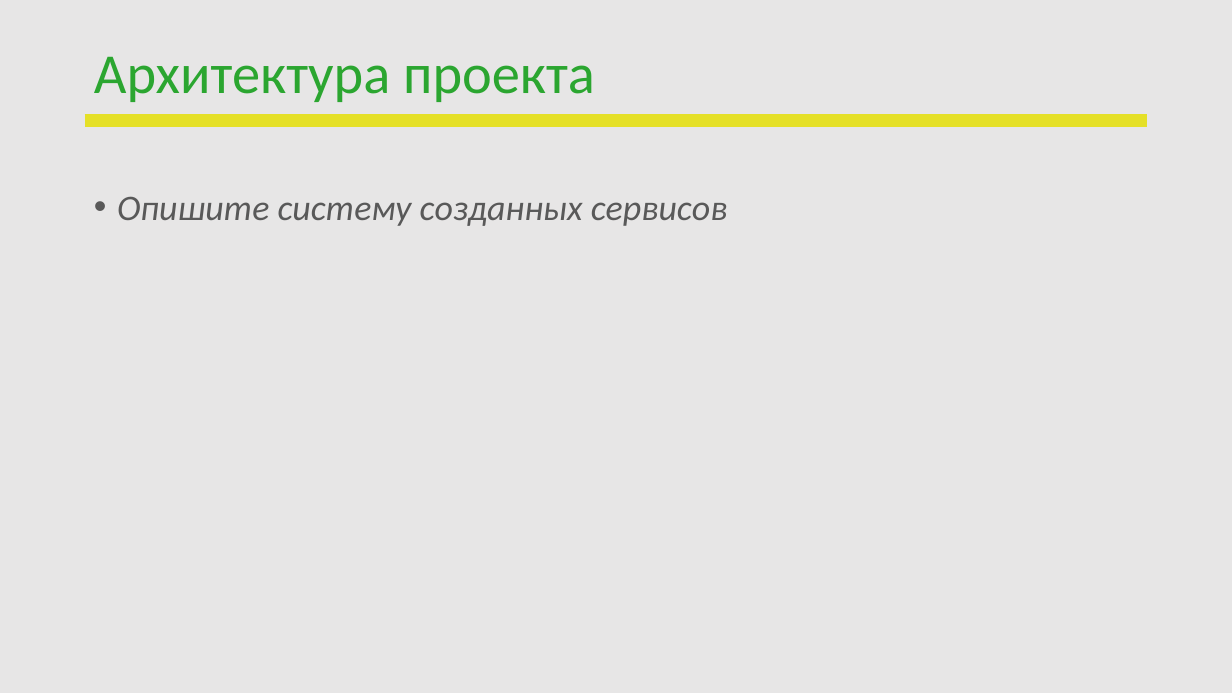
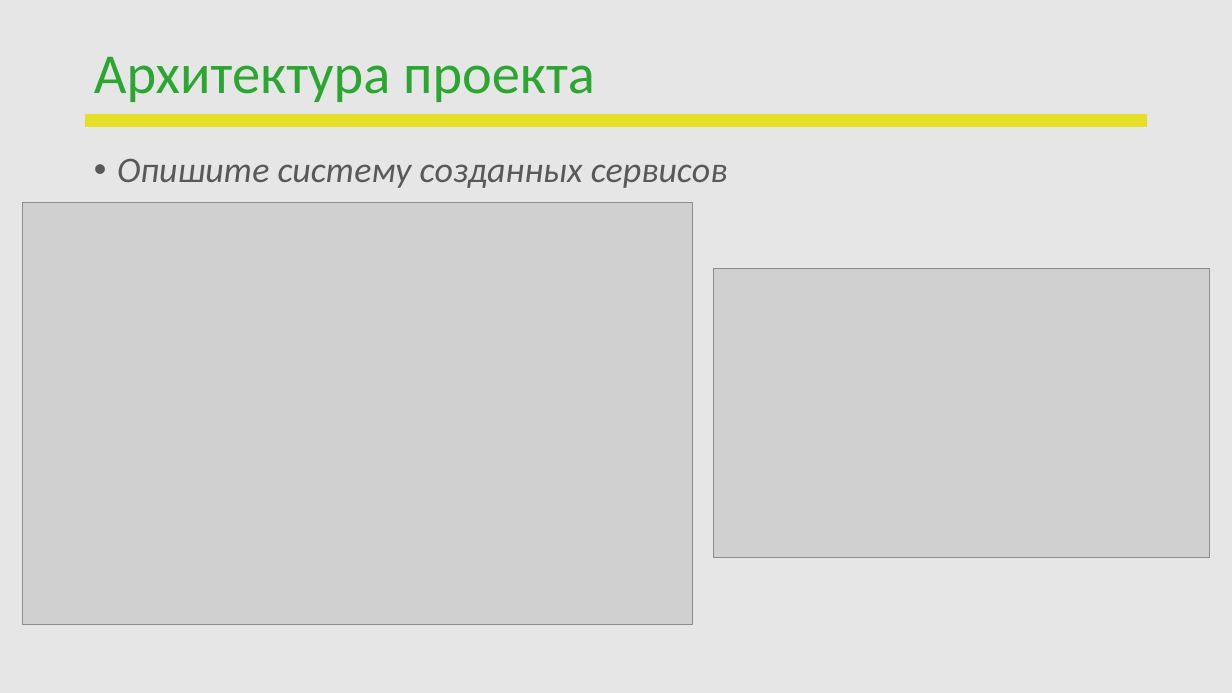
Before and after one commit to CvitoyBamp/reboot-hotel, a slide deck: slide 4 of Школа_JD_Защита_проекта Hotel.2024.pptx. Drawn at 1232x693 pixels with LibreOffice and Linux fonts; fonts in the diff are those of the drawing; grey boxes stand for pictures; background and template pictures are left out. Boxes give left, top, right and bottom in pixels: in the first picture for what was removed or moved away, otherwise in the second. Text is boxed around its words. In the diff, an @@ line names an element or a change of style, - is before the commit and + after.

```diff
--- a/Школа_JD_Защита_проекта Hotel.2024.pptx
+++ b/Школа_JD_Защита_проекта Hotel.2024.pptx
@@ text "Опишите систему созданных сервисов": place and size @@
-text "Опишите систему созданных сервисов" at [117, 196, 728, 226]
+text "Опишите систему созданных сервисов" at [117, 158, 728, 188]
@@ picture added at [22, 202, 693, 624] @@
@@ picture added at [714, 269, 1211, 558] @@
```
Also in this commit, not shown: 2 other slides changed.
